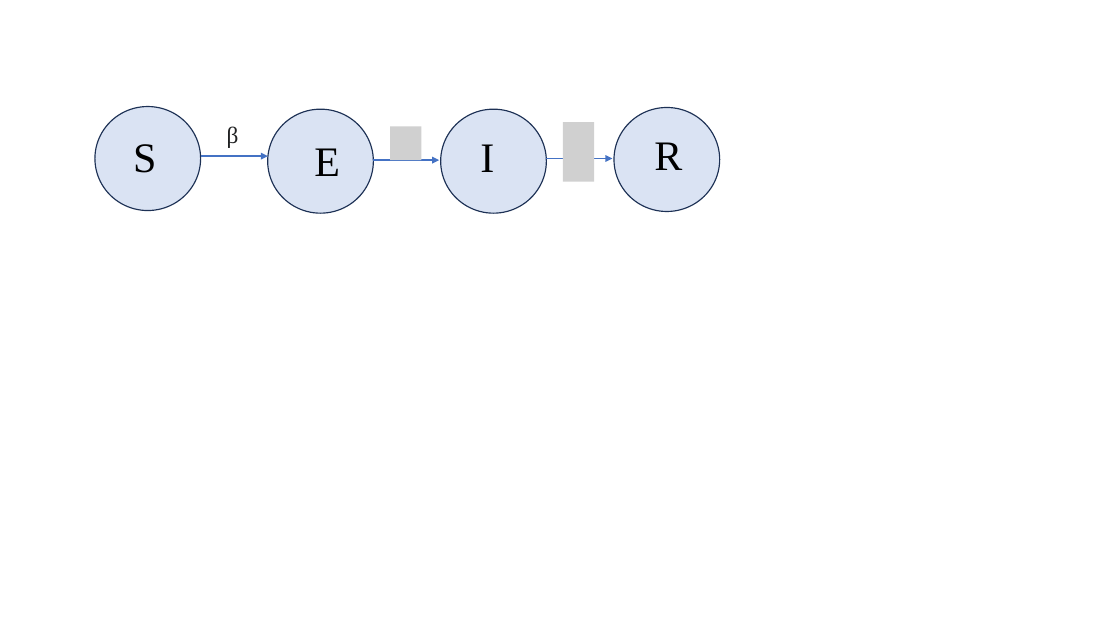
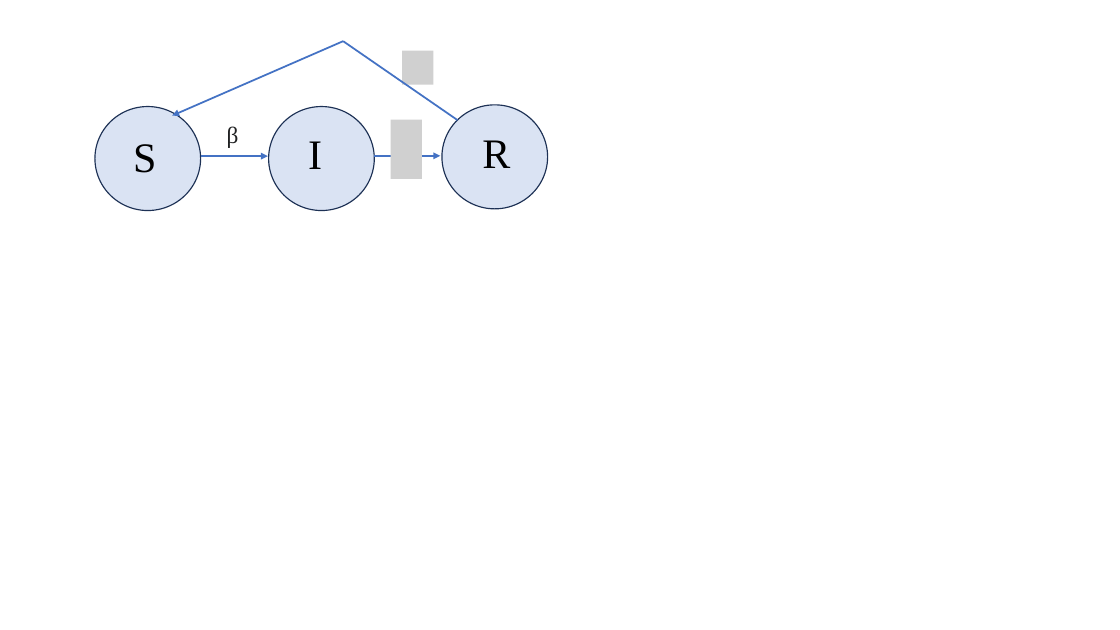
Before and after one commit to wolfufu/EpidemicModelsApp, a slide deck: slide 1 of диплом/Презентация Microsoft PowerPoint.pptx. Drawn at 1120x630 pixels with LibreOffice and Linux fonts; fonts in the diff are those of the drawing; grey boxes stand for pictures. Boxes give left, top, right and bottom in pixels: in the first picture for what was removed or moved away, otherwise in the second. Text is boxed around its words. In the diff, an @@ line names an element or a change of style, - is before the commit and + after.

```diff
--- a/диплом/Презентация Microsoft PowerPoint.pptx
+++ b/диплом/Презентация Microsoft PowerPoint.pptx
@@ arrow added from (344, 41) to (172, 116), #4472C4 1.5 pt @@
@@ arrow moved from (373, 160) - (439, 160) to (458, 120) - (344, 41) @@
@@ arrow (458, 120) - (344, 41): arrow to line @@
@@ picture added at [402,50,434,84] @@
@@ ellipse removed at [268,109,374,213] @@
@@ 2 texts, 1 ellipse: place and size @@
-2 texts, 1 ellipse at [441,109,682,213]
+2 texts, 1 ellipse at [269,107,510,211]
@@ picture: place and size @@
-picture at [391,126,422,160]
+picture at [391,119,422,179]
@@ ellipse: place and size @@
-ellipse at [614,108,720,212]
+ellipse at [442,105,548,209]
@@ text removed at [314,148,340,176] @@
-E
@@ picture removed at [563,122,594,181] @@
@@ arrow moved from (546, 159) - (613, 159) to (374, 156) - (440, 156) @@
```
Also in this commit, not shown: 8 other files.
